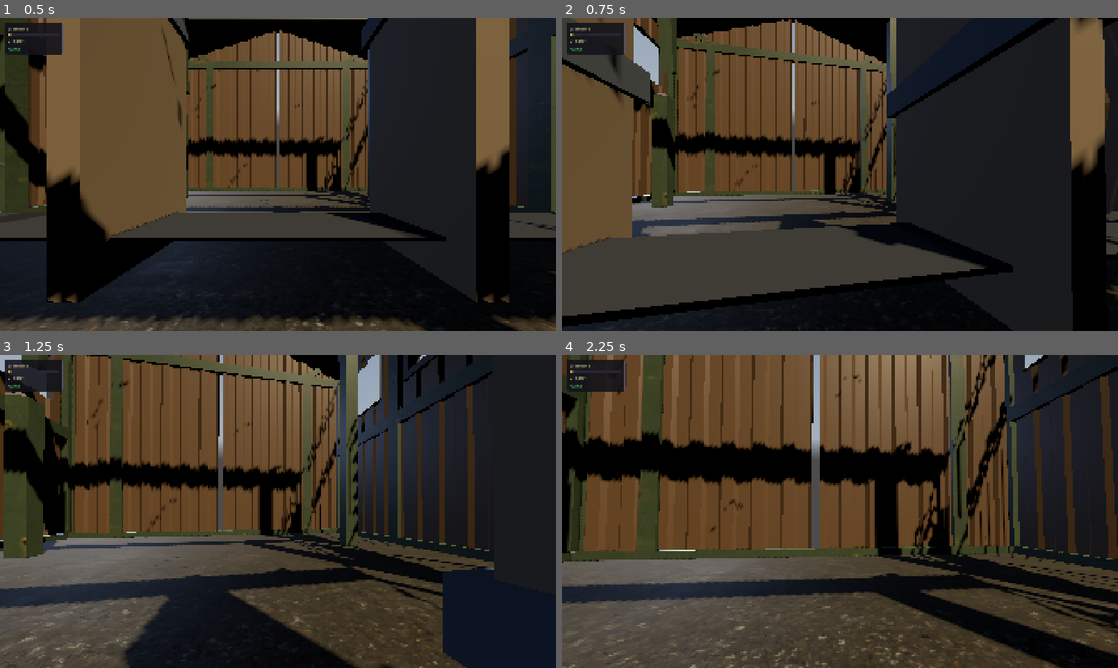
Above: before the commit, frames 1-4 (two rows, left to right).
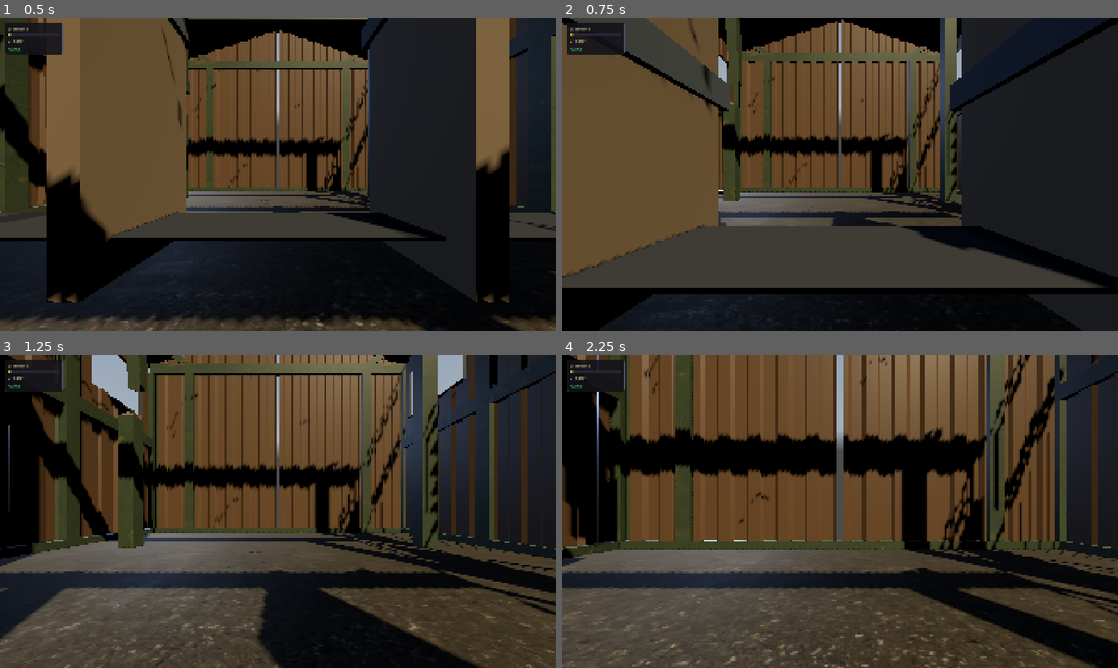
Above: after the commit, the same moments.

Repository: mateusalkimim/relativity-paradox-lab
Game: Godot game, scene res://scenes/main.tscn
The game is run twice, just before and just after one commit, with the same random seed, the same clock (stepped at 60 frames per second) and the same inputs. A sky picture missing from this copy of the repository is replaced by a grey-blue gradient.
Inputs (mouse positions are in pixels of both pictures, inside the frame that each line leads up to):
- Up to frame 1 (0.5 s): no input
- Up to frame 2 (0.75 s): move the mouse to (867, 174) at 0.52 s; hold W (move_forward) from 0.53 s (still down); hold Space (action_primary) from 0.53 s (still down)
- Up to frame 3 (1.25 s): keep holding W (move_forward); keep holding Space (action_primary)
- Up to frame 4 (2.25 s): keep holding W (move_forward); move the mouse to (812, 511) at 1.27 s; release Space (action_primary) at 1.28 s; tap Space (action_primary) at 1.35 s; move the mouse to (851, 505) at 2.02 s; hold Space (action_primary) from 2.03 s (still down)

Frame 1 is identical in both runs. In frame 2, 43% of the frame differs, in the area x 0-100%, y 0-100%; in frame 3, 56%; in frame 4, 46%.

Commit message:
fix: open window maximized and fix X11 mouse warp on capture
- Set window/size/mode=2 (maximized) so the game fills the screen on startup
- Add _capture_mouse() helper that sets _mouse_settle=3 to discard the
  first 3 mouse events after MOUSE_MODE_CAPTURED, preventing the large
  spurious delta that X11 generates when Godot warps the cursor to center
- Apply the same settle logic when the player re-captures via Escape

Co-Authored-By: Claude Sonnet 4.6 <noreply@anthropic.com>

Diff:
--- a/project.godot
+++ b/project.godot
@@ -28,6 +28,7 @@
 
 window/size/viewport_width=1920
 window/size/viewport_height=1080
+window/size/mode=2
 window/stretch/mode="canvas_items"
 
 [input]
--- a/scripts/player.gd
+++ b/scripts/player.gd
@@ -10,10 +10,15 @@
 @onready var camera: Camera3D = $CameraPivot/Camera3D
 
 var _pitch: float = 0.0
+var _mouse_settle: int = 0
 
 func _ready() -> void:
+	_capture_mouse()
+	InputBus.look_input_changed.connect(_on_look_mouse)
+
+func _capture_mouse() -> void:
 	Input.set_mouse_mode(Input.MOUSE_MODE_CAPTURED)
-	InputBus.look_input_changed.connect(_on_look_mouse)
+	_mouse_settle = 3
 
 func _physics_process(delta: float) -> void:
 	if not is_on_floor():
@@ -36,10 +41,15 @@
 
 func _unhandled_input(event: InputEvent) -> void:
 	if event.is_action_pressed("ui_cancel"):
-		var captured := Input.get_mouse_mode() == Input.MOUSE_MODE_CAPTURED
-		Input.set_mouse_mode(Input.MOUSE_MODE_VISIBLE if captured else Input.MOUSE_MODE_CAPTURED)
+		if Input.get_mouse_mode() == Input.MOUSE_MODE_CAPTURED:
+			Input.set_mouse_mode(Input.MOUSE_MODE_VISIBLE)
+		else:
+			_capture_mouse()
 
 func _on_look_mouse(delta: Vector2) -> void:
+	if _mouse_settle > 0:
+		_mouse_settle -= 1
+		return
 	_apply_look(delta)
 
 func _apply_look(look_delta: Vector2) -> void:
